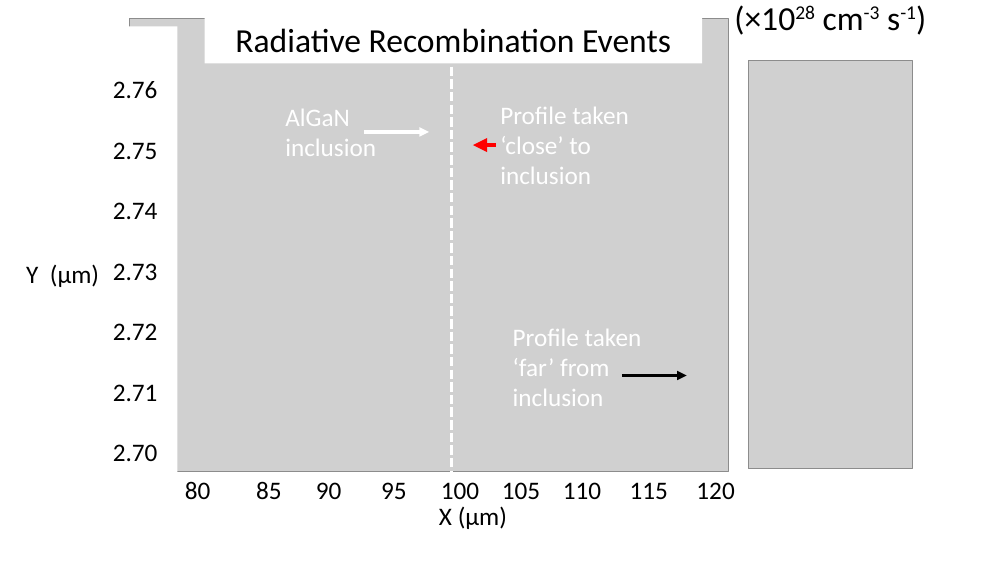
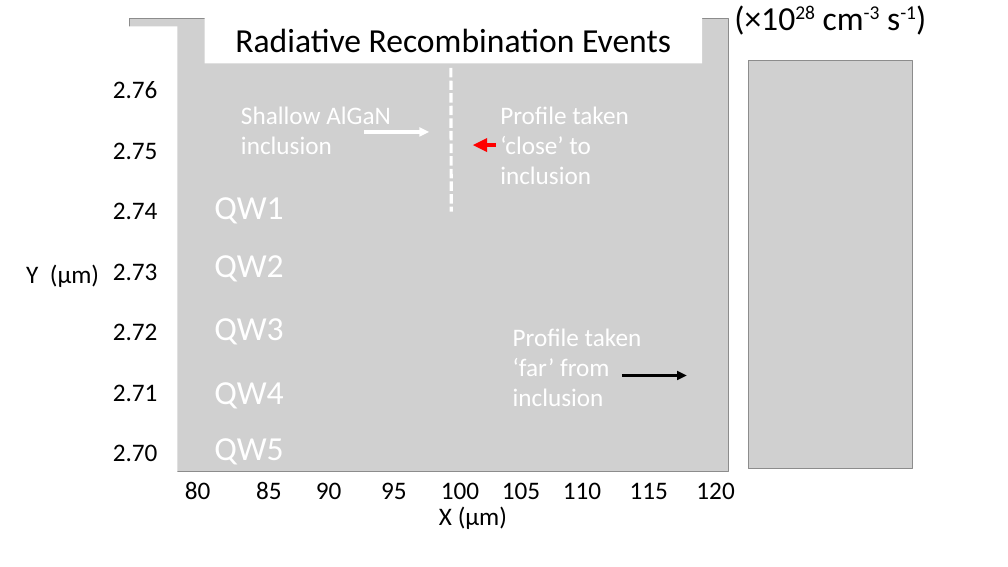
Before and after one commit to cr458/Thesis, a slide deck: slide 3 of Figs/Correction-Figs/Presentation1.pptx. Drawn at 1008x567 pixels with LibreOffice and Linux fonts; fonts in the diff are those of the drawing; grey boxes stand for pictures. Boxes give left, top, right and bottom in pixels: in the first picture for what was removed or moved away, otherwise in the second. Text is boxed around its words. In the diff, an @@ line names an element or a change of style, - is before the commit and + after.

```diff
--- a/Figs/Correction-Figs/Presentation1.pptx
+++ b/Figs/Correction-Figs/Presentation1.pptx
@@ line moved from (452, 67) - (452, 471) to (451, 68) - (451, 212) @@
@@ text at (241,107,391,154): text changed @@
-AlGaN inclusion
+Shallow AlGaN inclusion
@@ text added at (214,198,283,223), 32 pt, text #FFFFFF @@
+QW1
@@ text added at (214,256,283,281), 32 pt, text #FFFFFF @@
+QW2
@@ text added at (214,319,283,344), 32 pt, text #FFFFFF @@
+QW3
@@ text added at (214,383,283,408), 32 pt, text #FFFFFF @@
+QW4
@@ text added at (214,439,283,464), 32 pt, text #FFFFFF @@
+QW5
```
Also in this commit, not shown: 4 slides added, 1 slide removed, 20 other files.
